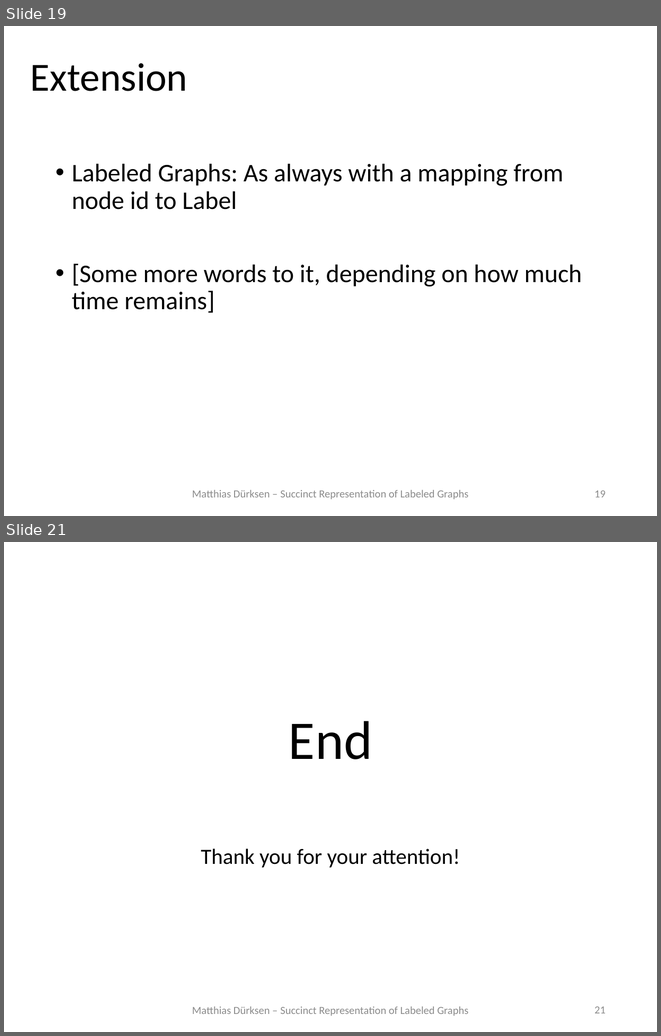
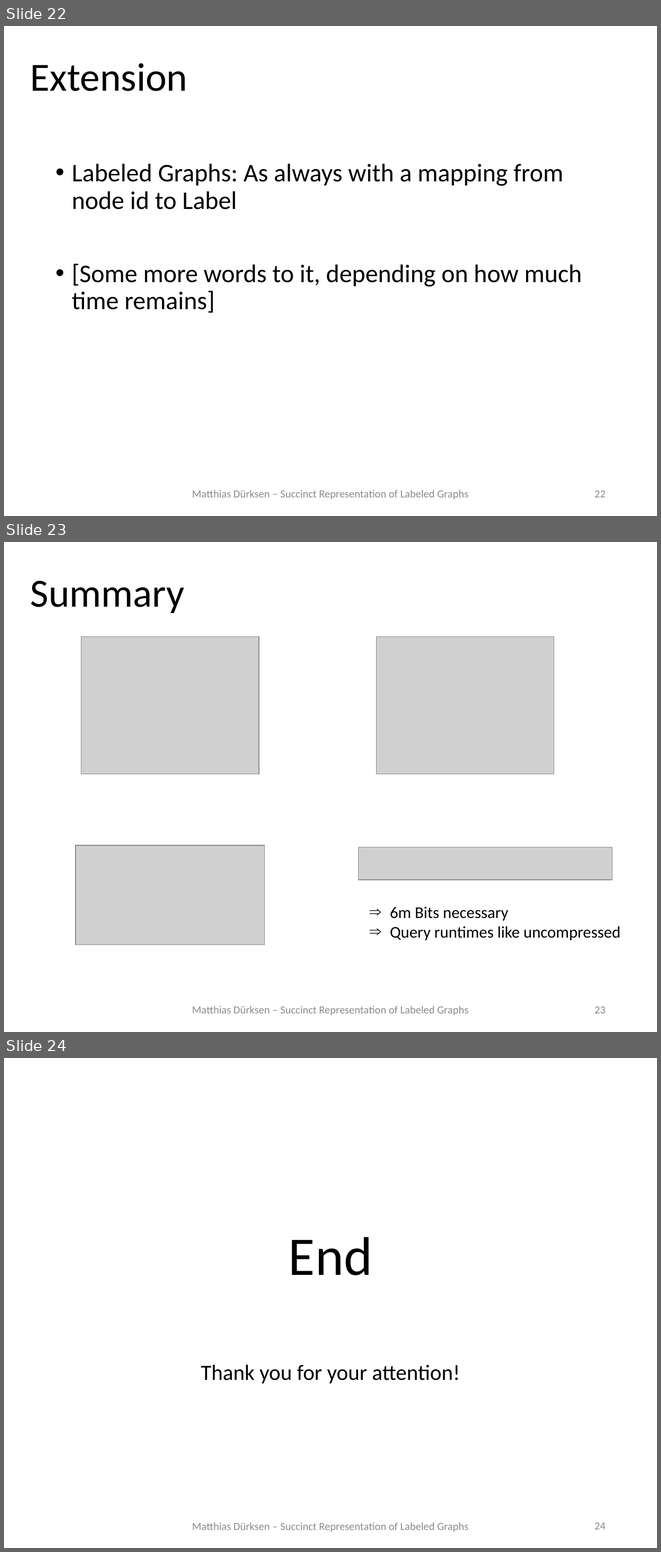
Before and after one commit to MatthiasDuerksen/Seminar_AlgCompressedGraphs, a slide deck: Talk/secondVersion/Talk_Duerksen_v2.pptx. Shown one above the other, each under a label of ours: slides 19 and 21 before the commit, slides 22, 23 and 24 after it; the slides between them are not shown. The pictures are 661x1036 and 661x1552 pixels, drawn with LibreOffice and Linux fonts; fonts in the diff are those of the drawing; grey boxes stand for pictures. Boxes give left, top, right and bottom in pixels: in the first picture for what was removed or moved away, otherwise in the second. Text is boxed around its words. In the diff, an @@ line names an element or a change of style, - is before the commit and + after.

```diff
--- a/Talk/secondVersion/Talk_Duerksen_v2.pptx
+++ b/Talk/secondVersion/Talk_Duerksen_v2.pptx
@@ slide 23 added at bbox=[4, 542, 657, 1032], background #FFFFFF @@
@@ title added at bbox=[30, 581, 185, 613], 44 pt, text #000000 @@
+Summary
@@ picture added at bbox=[81, 637, 258, 775] @@
@@ picture added at bbox=[376, 637, 554, 775] @@
@@ picture added at bbox=[76, 845, 265, 944] @@
@@ picture added at bbox=[359, 847, 612, 880] @@
@@ text added at bbox=[390, 907, 620, 940], 18 pt, text #000000 @@
+⇒ 6m Bits necessary
+⇒ Query runtimes like uncompressed
@@ text added at bbox=[192, 1006, 468, 1015], 12 pt, text #8C8C8C @@
+Matthias Dürksen – Succinct Representation of Labeled Graphs
@@ page number added at bbox=[594, 1006, 606, 1013], 12 pt, text #8C8C8C @@
+23
@@ what was slide 19 is now slide 22 @@
@@ page number at bbox=[594, 490, 606, 497]: text changed @@
-19
+22
@@ what was slide 21 is now slide 24 @@
@@ page number at bbox=[594, 1522, 606, 1529]: text changed @@
-21
+24
```
Also in this commit, not shown: 14 slides changed, 2 other slides added, 34 other files.
